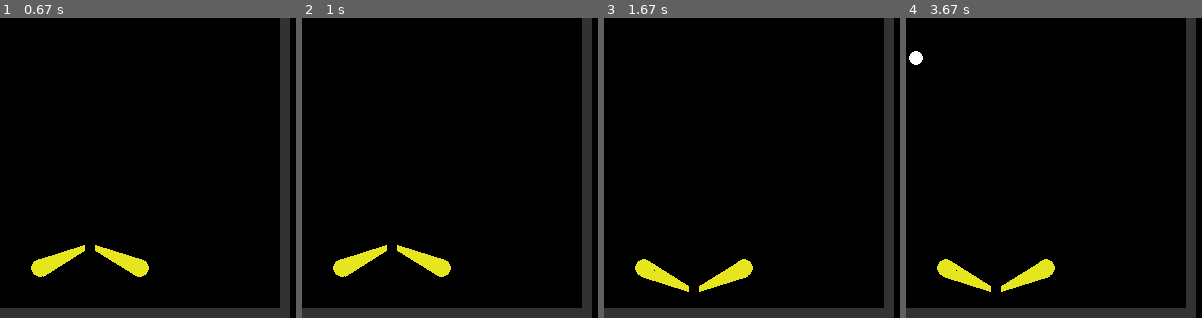
Above: before the commit, frames 1-4 (left to right).
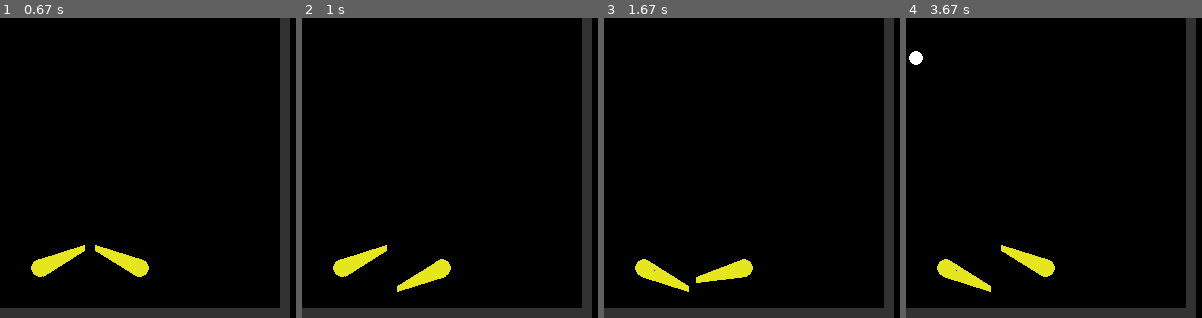
Above: after the commit, the same moments.

Repository: CamBFunny/quail
Game: pygame game, started from games/pynball.py
Two runs of this game, one before a commit and one after it. Both use one fixed random seed, a clock stepped at 60 frames per second and the inputs below.
Inputs (mouse positions are % of the whole screen's width and height, from its top left):
- Up to frame 1 (0.67 s): hold Space from 0.33 s (still down); hold Right from 0.33 s (still down)
- Up to frame 2 (1 s): release Space at 0.8 s; release Right at 0.8 s; press the mouse at (23, 35) at 0.87 s; move the mouse to (23, 54) at 0.97 s
- Up to frame 3 (1.67 s): release the mouse at (23, 74) at 1.1 s; hold Right 1.17-1.63 s; tap Space at 1.23, 1.53 s
- Up to frame 4 (3.67 s): hold Right 1.67-2.13 s; tap Space at 1.73, 2.03, 2.23, 2.53, 2.8, 3.1, 3.23, 3.53 s; hold Left 2.17-2.7 s; hold Left 2.73-3.13 s; hold Right from 3.17 s (still down)
The pictures show only the part of the screen within x 50-100%, y 50-100%; the shares and areas given below are measured in that part.

Frame 1 is identical in both runs. In frame 2, 0.9% of the frame differs, in the area x 32-49%, y 75-92%; in frame 3, 0.5%; in frame 4, 0.9%.

Commit message:
tv remote works

Diff:
--- a/games/pynball.py
+++ b/games/pynball.py
@@ -127,13 +127,14 @@
 
 while running:  # Game Loop
     for event in pygame.event.get():
-        if pygame.key.get_pressed()[K_ESCAPE]:
-            escape = True
-            running = False
         if pygame.mouse.get_pressed()[0]:
             LeftClick = True
         elif pygame.mouse.get_pressed()[1]:
             RightClick = True
+
+    if pygame.key.get_pressed()[K_ESCAPE]:
+        escape = True
+        running = False
 
     if LeftClick and not button_check:
         LeftClick = False
@@ -157,6 +158,9 @@
 
     if pygame.key.get_pressed()[K_LEFT]:
         flip_left = True
+
+    if pygame.key.get_pressed()[K_RIGHT]:
+        flip_right = True
 
     flip_speed = 40
     limit = 25 * 3.14/180
@@ -306,6 +310,8 @@
             flip_right = False
         if event.key == K_LEFT:
             flip_left = False
+        if event.key == K_RIGHT:
+            flip_right = False
         button_check = False
         escape = False
     if event.type == pygame.MOUSEBUTTONUP:
--- /dev/null
+++ b/lib/pygame_fonts.py
@@ -0,0 +1,73 @@
+fonts_pygame = ['dejavuserif', 'notosansthai', 'notosansmodi', 'urwbookman', 'freesans', 'notosanspahawhhmong',
+                'notoserifyezidi', 'notosansoldnortharabian', 'dejavusansmono', 'pxtandyoldtv2y', 'notosanscypriot',
+                'ubuntu', 'notosanspsalterpahlavi', 'ubuntusans', 'notosanswarangciti', 'notosanslisu',
+                'notosanssogdian', 'pxvtechbios2y', 'notosansmongolian', 'dejavusans', 'notosanslimbu',
+                'notoserifcjksc', 'nimbusmonops', 'notosansugaritic', 'notosansmono', 'notosanskhmer',
+                'notoserifcjktc', 'pxibm3270pc', 'notosansarmenian', 'notosansgujarati', 'p052',
+                'liberationsansnarrow', 'notosansoriya', 'notosanswancho', 'notosanscaucasianalbanian',
+                'notoserifhebrew', 'notosansinscriptionalparthian', 'nimbussans', 'notosansmayannumerals',
+                'notosanstakri', 'notosansadlamunjoined', 'notosanssignwriting', 'notonaskharabic',
+                'notosanstifinaghhawad', 'pxtandyold225', 'pxati8x82y', 'nimbussansnarrow', 'notoseriftelugu',
+                'notosanscuneiform', 'pxcompaqthin8x14', 'notorashihebrew', 'notoserifcjkjp', 'notoserifcjkhk',
+                'notoserifcjkkr', 'c059', 'pxittbios2y', 'freemono', 'liberationsans', 'notoseriftamil',
+                'leaguespartan', 'pxcompaqthin8x16', 'pxtandynewmono', 'notosanssyriac', 'notosanscjkjp',
+                'liberationmono', 'pxamibios', 'notosanscjkhk', 'notosanscjkkr', 'notosanstifinagh',
+                'notosanssorasompeng', 'notoserifdisplay', 'notosansolchiki', 'pxibmcga', 'notoserifbalinese',
+                'notosansmyanmar', 'liberationserif', 'notoserifgurmukhi', 'notoloopedthai', 'notosansmarchen',
+                'notosanssaurashtra', 'agave', 'notoserifahom', 'notoserifbengali', 'notosanstifinaghtawellemmet',
+                'notosanscjksc', 'notosansbamum', 'pxati8x16', 'pxibmconv', 'notosanscjktc', 'notosansrunic',
+                'pxibmmda', 'notoserifkhojki', 'notosansnewtailue', 'pxtandyoldtv', 'ubuntumono', 'notokufiarabic',
+                'pxati8x14', 'notosansoldsogdian', 'pxphoenixega8x14', 'notoserifgujarati', 'fontawesome',
+                'pxibmvga9', 'notoserifarmenian', 'pxibmpgc2x', 'notosanscanadianaboriginal', 'notosansbalinese',
+                'ubuntusansmono', 'notosans', 'notosanstifinaghair', 'z003', 'vlpgothic', 'pxibmvga8', 'urwgothic',
+                'notosansbhaiksuki', 'notoserifkhmer', 'notosansjavanese', 'pxphoenixega8x16', 'pxattpc6300',
+                'notoserifmalayalam', 'notosansdisplay', 'notosanslinearb', 'notosanskannada', 'notosanslycian',
+                'notosansshavian', 'notosansbengali', 'gentiumalt', 'notosanskhudawadi', 'notosansyi',
+                'notosanslineara', 'notosansinscriptionalpahlavi', 'd050000l', 'notoserifdogra', 'freeserif',
+                'notosanslydian', 'notosanstagalog', 'pxtandynewtv', 'notosansosmanya', 'notosanshanunoo',
+                'notosansdevanagari', 'notosansmeeteimayek', 'notoserifgrantha', 'pxverite8x8', 'pxibmconv2x',
+                'notosansethiopic', 'notosansoldsoutharabian', 'notosanselbasan', 'notoserifmyanmar',
+                'notosansgeorgian', 'pxibmconv2y', 'notoseriftangut', 'notosanstifinaghadrar', 'ibm3270condensed',
+                'notosansgrantha', 'notosansbassavah', 'nimbusroman', 'notoserifethiopic', 'pxibmcgathin',
+                'notosansgurmukhi', 'notoserifsinhala', 'notosanskharoshthi', 'pxibmvga82x', 'notosansrejang',
+                'pxverite9x16', 'vlgothic', 'notosansmedefaidrin', 'pxamstradpc15122y', 'notoserifhmongnyiakeng',
+                'dejavumathtexgyre', 'notoserif', 'notosansnushu', 'droidsansfallback', 'notoserifdevanagari',
+                'amiga', 'pxverite9x14', 'notosanstaiviet', 'notosansduployan', 'notosansbuhid', 'notosansthaana',
+                'notosansmro', 'notosanstamil', 'pxibmega9', 'notosanskayahli', 'notosansnko', 'notosansdeseret',
+                'notosanssundanese', 'pxati9x16', 'notosansosage', 'pxibmega8', 'pxdtkbios', 'pxibmega82x',
+                'notosanscham', 'notosanstifinaghazawagh', 'pxvtechbios', 'notoseriftamilslanted', 'notosanslepcha',
+                'notosanslao', 'pxati9x14', 'notosansmiao', 'notosanstifinaghapt', 'notosanshanifirohingya',
+                'notoserifgeorgian', 'notosansoldturkic', 'pxibmcga2y', 'notoseriflao', 'pxdtkbios2y', 'notosansnewa',
+                'notomusic', 'notosansegyptianhieroglyphs', 'notosansimperialaramaic', 'pxittbios', 'pxtandynew2252y',
+                'notosansmath', 'notosanstirhuta', 'notosanstifinaghghat', 'notosansbuginese', 'pxtoshibalcd8x16',
+                'pxamstradpc1512', 'notosansolditalic', 'notoserifthai', 'nototraditionalnushu',
+                'notosansmasaramgondi', 'notosanssylotinagri', 'pxattpc63002x', 'notosansavestan', 'notosanssinhala',
+                'atari800', 'ibm3270', 'pxcompaqthin8x8', 'notosansoldpermic', 'notosanspalmyrene',
+                'notosansmalayalam', 'pxtandyold2252y', 'pxphoenixbios', 'notosanskhojki', 'pxphoenixega8x8',
+                'pxibmvga92x', 'pxverite8x16', 'notonastaliqurdu', 'notosanssoyombo', 'notosanspaucinhau',
+                'notosansgothic', 'notosanssamaritan', 'notosanscoptic', 'pxverite8x14', 'pxtoshibalcd8x8',
+                'notosanskaithi', 'notosanstagbanwa', 'pxkaypro2k2y', 'notosansadlam', 'notosansmeroitic',
+                'pxwyse700b', 'gentium', 'notosansmonocjktc', 'pxibmega92x', 'notoserifkannada',
+                'notosanstifinaghahaggar', 'notosansmonocjksc', 'pxwyse700a', 'pxati8x8', 'notosansgunjalagondi',
+                'notosansmonocjkkr', 'notosansmonocjkhk', 'notosansarabic', 'notosansmonocjkjp', 'pxwyse700a2y',
+                'notosanstamilsupplement', 'pxibmiso8', 'notosansoldpersian', 'pxibmpgc',
+                'notosansanatolianhieroglyphs', 'notosanssymbols2', 'pxibmiso9', 'notosansmanichaean',
+                'notoloopedlao', 'notosansbatak', 'notosanssharada', 'notosanstaitham', 'pxphoenixega8x82y',
+                'notosanshatran', 'notosansmultani', 'pxkaypro2k', 'pxibmps2thin4', 'standardsymbolsps',
+                'pxvgasquarepx', 'pxphoenixbios2y', 'pxibmbios', 'notosanscarian', 'notomono', 'pxamibios2y',
+                'notosanschakma', 'pxibmps2thin2', 'notoseriftibetan', 'notosanszanabazarsquare', 'notosanscherokee',
+                'pxibmps2thin3', 'pxibmbios2x', 'notosansbrahmi', 'notosanssymbols', 'notosansmendekikakui',
+                'notosansvai', 'pxibmbios2y', 'notosanselymaic', 'pxibmps2thin1', 'pxtandynewtv2y', 'c64',
+                'notosanstelugu', 'pxverite8x82y', 'notocoloremoji', 'notosanshebrew', 'notosansmandaic',
+                'notosansmahajani', 'notosansoldhungarian', 'ibm3270semicondensed', 'notosansindicsiyaqnumbers',
+                'notosanstifinaghsil', 'notosanssiddham', 'notosansogham', 'inconsolata', 'notosanstaile',
+                'notosansphagspa', 'notosansphoenician', 'pxatismallw6x8', 'pxwyse700b2y',
+                'notosanstifinaghagrawimazighen', 'pxtandynew225', 'pxibmcgathin2y', 'notosanstifinaghrhissaixa',
+                'pxphoenixega9x14', 'notosansglagolitic', 'notosansnabataean']
+
+length = len(fonts_pygame)
+fonts_list = {}
+for n in range(length):
+    fonts_list[n] = fonts_pygame[n]
+
+print(fonts_list)
--- /dev/null
+++ b/scripts/python/remote.py
@@ -0,0 +1,114 @@
+import pygame, os, time
+from pygame.locals import (KEYDOWN, QUIT, KEYUP, K_LCTRL, MOUSEWHEEL,
+    K_UP, K_DOWN, K_LEFT, K_RIGHT, K_ESCAPE, K_TAB, K_LSHIFT, K_SPACE, K_BACKSPACE,
+    K_1, K_2, K_3, K_4, K_5, K_6, K_7, K_8, K_9, K_0, K_p,
+                           K_q, K_w, K_e, K_r, K_t,
+                           K_a, K_s, K_d, K_f, K_g, K_h, K_j, K_k,
+                           K_z, K_x, K_c, K_v, K_b, K_m)
+
+tv_ip = f"192.168.0.235"
+enter_mainframe = f"adb connect"
+
+pygame.init()
+
+font_size = 21
+font_mono = pygame.font.SysFont("ubuntumono", font_size, bold=False, italic=False)
+
+controls = {
+        "key_unknown": "adb shell input keyevent 0",
+        "key_soft_left": "adb shell input keyevent 1",
+        "key_soft_right": "adb shell input keyevent 2",
+        K_h: "adb shell input keyevent 3", # key_home
+        K_BACKSPACE: "adb shell input keyevent 4", # key_back
+        K_UP: "adb shell input keyevent 19",
+        K_DOWN: "adb shell input keyevent 20",
+        K_LEFT: "adb shell input keyevent 21",
+        K_RIGHT: "adb shell input keyevent 22",
+        K_e: "adb shell input keyevent 23", # key_dpad_center
+        K_r: "adb shell input keyevent 24", # key_volume_up
+        K_f: "adb shell input keyevent 25", # key_volume_down
+        "key_menu": "adb shell input keyevent 82",
+        K_SPACE: "adb shell input keyevent 85",   # key_media_play_pause
+        K_d: "adb shell input keyevent 87", # key_media_next
+        K_a: "adb shell input keyevent 88", # key_media_previous
+        "key_media_rewind": "adb shell input keyevent 89",
+        "key_media_fast_forward": "adb shell input keyevent 90",
+        K_m: "adb shell input keyevent 164", # key_volume_mute
+        K_c: "adb shell input keyevent 175", # key_captions
+        "key_settings": "adb shell input keyevent 176",
+        "key_tv_input": "adb shell input keyevent 178",
+        K_k: "adb shell input keyevent 223", # key_sleep
+        K_j: "adb shell input keyevent 224", # key_wakeup
+        "key_tv_input_hdmi_1": "adb shell input keyevent 243",
+        K_2: "adb shell input keyevent 244", # key_tv_input_hdmi_2
+        "key_tv_input_hdmi_3": "adb shell input keyevent 245",
+        "key_tv_input_hdmi_4": "adb shell input keyevent 246",
+        "key_media_skip_forward": "adb shell input keyevent 272",
+        "key_media_skip_backward": "adb shell input keyevent 273",
+        "key_media_step_forward": "adb shell input keyevent 274",
+        "key_media_step_backward": "adb shell input keyevent 275",
+    }
+
+action = dict(controls)
+action[K_SPACE] = 'key_media_play_pause'
+action[K_BACKSPACE] = 'key_back'
+action[K_r] = 'key_volume_up'
+action[K_f] = 'key_volume_down'
+action[K_h] = 'key_home'
+action[K_e] = 'key_dpad_center'
+action[K_2] = 'key_tv_input_hdmi_2'
+action[K_k] = 'key_sleep'
+action[K_j] = 'key_wakeup'
+action[K_m] = 'key_volume_mute'
+action[K_d] = 'key_media_next'
+action[K_a] = 'key_media_previous'
+action[K_c] = 'key_captions'
+
+running = True
+clock = pygame.time.Clock()
+framerate = 20
+console_feedback = ['',]
+console_feedback[0] = 'Welcome ~ Linux-TV Remote v0.1'
+
+os.system('clear')
+os.system(' '.join([enter_mainframe, tv_ip]))
+console_feedback.append(f"Connected to television {tv_ip}!")
+
+print(pygame.font.get_fonts())
+
+resolution = [800, 600]
+screen = pygame.display.set_mode(resolution)
+
+def draw_text(text, font, text_col, x, y):  # function for outputting text onto the screen
+    img = font.render(text, True, text_col)
+    screen.blit(img, (x, y))
+
+def remote_control(text): # Control the television
+    os.system(controls[text])
+    console_feedback.append(f"{action[text]} [{pygame.key.name(text)}]: {controls[text]}")
+    time.sleep(0.5)
+
+while running:  # Game Loop
+    for event in pygame.event.get():
+        if event.type == pygame.KEYDOWN:
+            try:
+                remote_control(event.key)
+            except:
+                console_feedback.append(f"Key not recognized: {pygame.key.name(event.key)}")
+
+        if pygame.mouse.get_pressed()[0]:
+            LeftClick = True
+        elif pygame.mouse.get_pressed()[1]:
+            RightClick = True
+
+    screen.fill([0, 0, 0])
+    # screen.blit(background, [0, 0])
+    length = len(console_feedback)
+    for n in range(length):
+        draw_text(f"{console_feedback[n]}", font_mono, (50, 235, 50),
+                  10, resolution[1] - font_size *length*1.1 + font_size *n*1.1)
+
+    pygame.display.update()
+    clock.tick(framerate)  # Sets frames/sec
+
+pygame.quit()
